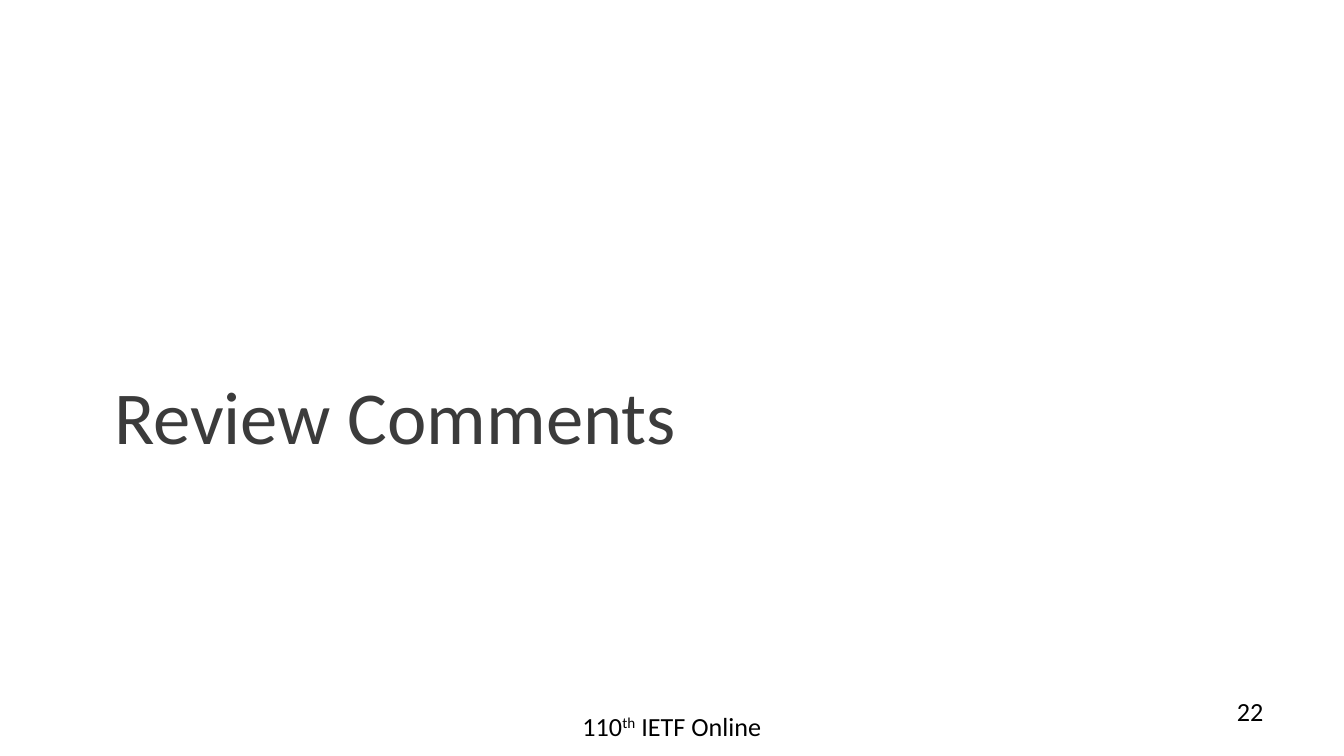
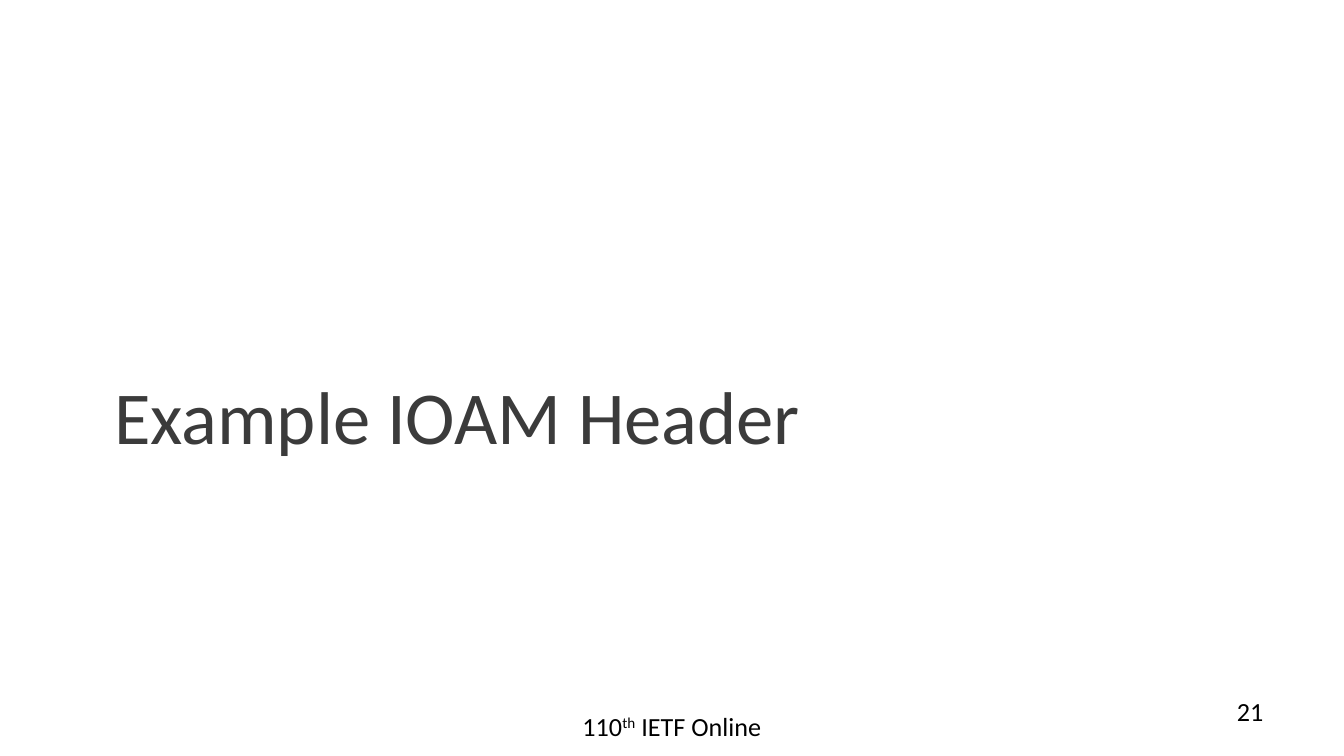
Before and after one commit to rakgandhi/ietf-slides, a slide deck: slide 21 of draft-gandhi-mpls-ioam-sr-05.pptx (slide 22 before the commit). Drawn at 1344x756 pixels with LibreOffice and Linux fonts; fonts in the diff are those of the drawing. Boxes give left, top, right and bottom in pixels: in the first picture for what was removed or moved away, otherwise in the second. Text is boxed around its words. In the diff, an @@ line names an element or a change of style, - is before the commit and + after.

```diff
--- a/draft-gandhi-mpls-ioam-sr-05.pptx
+++ b/draft-gandhi-mpls-ioam-sr-05.pptx
@@ text at bbox=[114, 392, 800, 456]: text changed @@
-Review Comments
+Example IOAM Header
@@ page number at bbox=[1237, 704, 1263, 721]: text changed @@
-22
+21
```
Also in this commit, not shown: 7 other slides changed, 1 other file.
